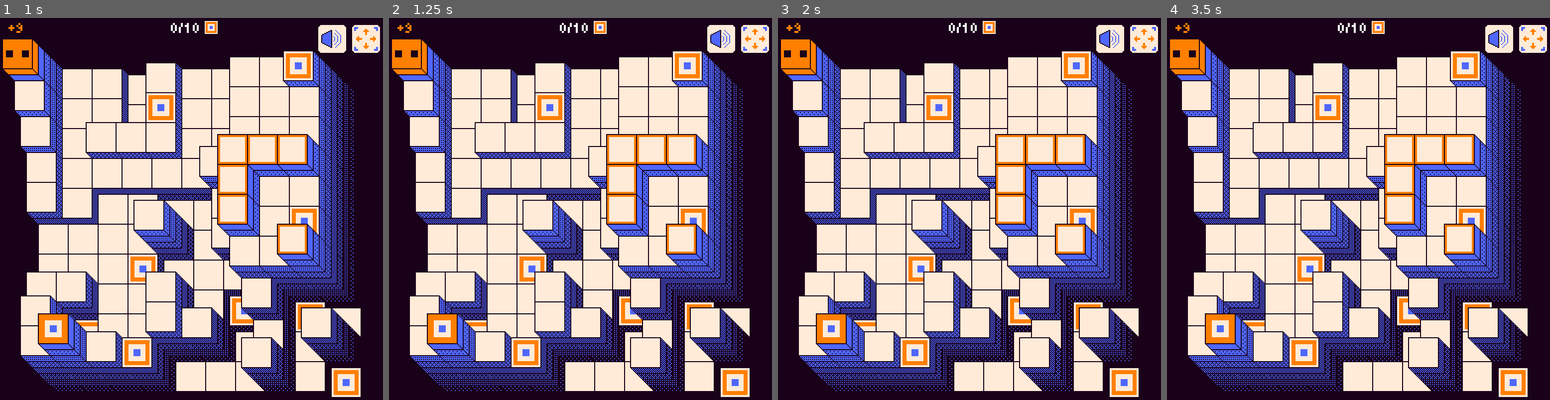
Above: before the commit, frames 1-4 (left to right).
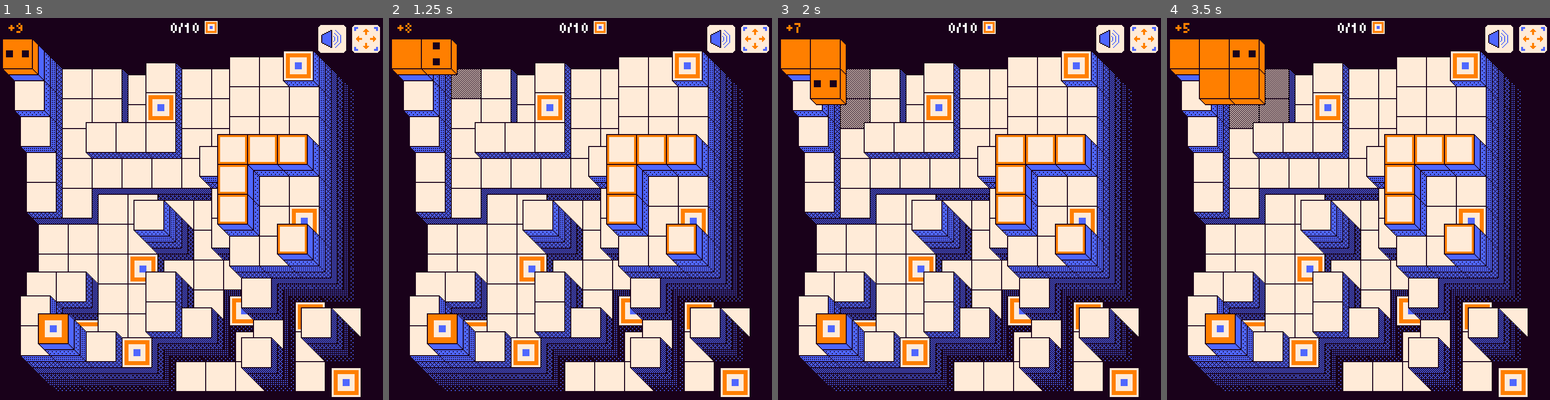
Above: after the commit, the same moments.

Repository: AlexQuenon/serpentithing
Game: Godot game, scene res://scenes/main.tscn
The game is run twice, just before and just after one commit, with the same random seed, the same clock (stepped at 60 frames per second) and the same inputs.
Inputs:
- Up to frame 1 (1 s): tap Enter at 0.5 s; hold Right (right) from 0.53 s (still down); tap Space (detach) at 0.6 s; tap Z (undo) at 0.8 s
- Up to frame 2 (1.25 s): keep holding Right (right)
- Up to frame 3 (2 s): release Right (right) at 1.28 s; hold Down (down) from 1.28 s (still down); tap Z (undo) at 1.35 s; tap Space (detach) at 1.55 s
- Up to frame 4 (3.5 s): release Down (down) at 2.03 s; hold Right (right) 2.03-2.78 s; tap Space (detach) at 2.1, 3.05 s; tap Z (undo) at 2.3, 2.85 s; hold Up (up) from 2.78 s (still down)

Frame 1 is identical in both runs. In frame 2, 1.0% of the frame differs, in the area x 1-24%, y 2-21%; in frame 3, 2.0%; in frame 4, 3.4%, in the area x 1-32%, y 1-29%.

Commit message:
v3 undo and repeat key

Diff:
--- /dev/null
+++ b/code/input_manager.gd
@@ -0,0 +1,62 @@
+extends Node
+
+enum Move {
+	NONE,
+	UP,
+	DOWN,
+	LEFT,
+	RIGHT,
+	DETACH,
+}
+
+enum Rollback {
+	NONE,
+	UNDO,
+	RESET,
+}
+
+const MOVE_ACTIONS = {
+	'detach': Move.DETACH,
+	'up': Move.UP,
+	'down': Move.DOWN,
+	'left': Move.LEFT,
+	'right': Move.RIGHT,
+}
+
+const ROLLBACK_ACTIONS = {
+	'undo': Rollback.UNDO,
+	'reset': Rollback.RESET,
+}
+
+const REPEAT_FIRST_TIMEOUT = 0.3
+const REPEAT_ONGOING_TIMEOUT = 0.2
+
+var timeout = 0.0
+var held_key : String = ''
+
+
+func _process(delta):
+	for key in MOVE_ACTIONS.keys() + ROLLBACK_ACTIONS.keys():
+		if Input.is_action_pressed(key):
+			if held_key == key:
+				timeout = max(0, timeout - delta)
+			else:
+				held_key = key
+				timeout = REPEAT_FIRST_TIMEOUT
+			break
+
+func get_action(dict, default):
+	for key in dict:
+		if held_key == key and timeout == 0.0:
+			timeout = REPEAT_ONGOING_TIMEOUT
+			return dict[key]
+		elif Input.is_action_just_pressed(key):
+			timeout = REPEAT_FIRST_TIMEOUT
+			return dict[key]
+	return default
+
+func get_move_action():
+	return get_action(MOVE_ACTIONS, Move.NONE)
+
+func get_rollback_action():
+	return get_action(ROLLBACK_ACTIONS, Rollback.NONE)
--- a/code/snake.gd
+++ b/code/snake.gd
@@ -4,14 +4,7 @@
 signal coordinates_updated(snake_coords, block_coords, last_direction, goals_met)
 signal win
 
-enum Move {
-	NONE,
-	UP,
-	DOWN,
-	LEFT,
-	RIGHT,
-	DETACH,
-}
+const Move = InputManager.Move
 
 const MOVE_MAP = {
 	Move.UP: Vector3i(0, -1, 0),
@@ -57,7 +50,7 @@
 			AudioManager.play_landing()
 			log_state_checkpoint()
 	else:
-		var move : Move = get_input_action()
+		var move : Move = InputManager.get_move_action()
 		if move != Move.NONE:
 			if apply_move(move):
 				emit_coordinates_updated_signal()
@@ -111,18 +104,6 @@
 	UndoManager.write_state(get_state())
 
 
-func get_input_action():
-	if Input.is_action_just_pressed('detach'):
-		return Move.DETACH
-	if Input.is_action_just_pressed('up'):
-		return Move.UP
-	if Input.is_action_just_pressed('down'):
-		return Move.DOWN
-	if Input.is_action_just_pressed('left'):
-		return Move.LEFT
-	if Input.is_action_just_pressed('right'):
-		return Move.RIGHT
-	return Move.NONE
 
 
 func apply_move(move : Move):
--- a/code/undo_manager.gd
+++ b/code/undo_manager.gd
@@ -2,23 +2,28 @@
 
 signal rollback_action(state)
 
+const Rollback = InputManager.Rollback
+
 var stack = []
 
 func _process(_delta):
-	if Input.is_action_just_pressed('undo'):
-		if stack.size() > 1:
-			stack.pop_back()
-			rollback_action.emit(stack[stack.size() - 1])
-			AudioManager.play_undo()
-		else:
-			AudioManager.play_blocked()
-	elif Input.is_action_just_pressed('reset'):
-		if stack.size() > 1:
-			stack.resize(1)
-			rollback_action.emit(stack[stack.size() - 1])
-			AudioManager.play_undo()
-		else:
-			AudioManager.play_blocked()
+	var rollback : Rollback = InputManager.get_rollback_action()
+
+	match rollback:
+		Rollback.UNDO:
+			if stack.size() > 1:
+				stack.pop_back()
+				rollback_action.emit(stack[stack.size() - 1])
+				AudioManager.play_undo()
+			else:
+				AudioManager.play_blocked()
+		Rollback.RESET:
+			if stack.size() > 1:
+				stack.append(stack[0])
+				rollback_action.emit(stack[stack.size() - 1])
+				AudioManager.play_undo()
+			else:
+				AudioManager.play_blocked()
 
 
 func write_state(state):
--- a/project.godot
+++ b/project.godot
@@ -18,6 +18,7 @@
 [autoload]
 
 AudioManager="*res://scenes/audio_manager.tscn"
+InputManager="*res://scenes/input_manager.tscn"
 UndoManager="*res://scenes/undo_manager.tscn"
 
 [display]
--- /dev/null
+++ b/scenes/input_manager.tscn
@@ -0,0 +1,6 @@
+[gd_scene load_steps=2 format=3 uid="uid://d1iol0u3g0c4o"]
+
+[ext_resource type="Script" uid="uid://ncqlwdlh8fvw" path="res://code/input_manager.gd" id="1_pxhn3"]
+
+[node name="InputManager" type="Node"]
+script = ExtResource("1_pxhn3")
Not shown, added: code/input_manager.gd.uid
